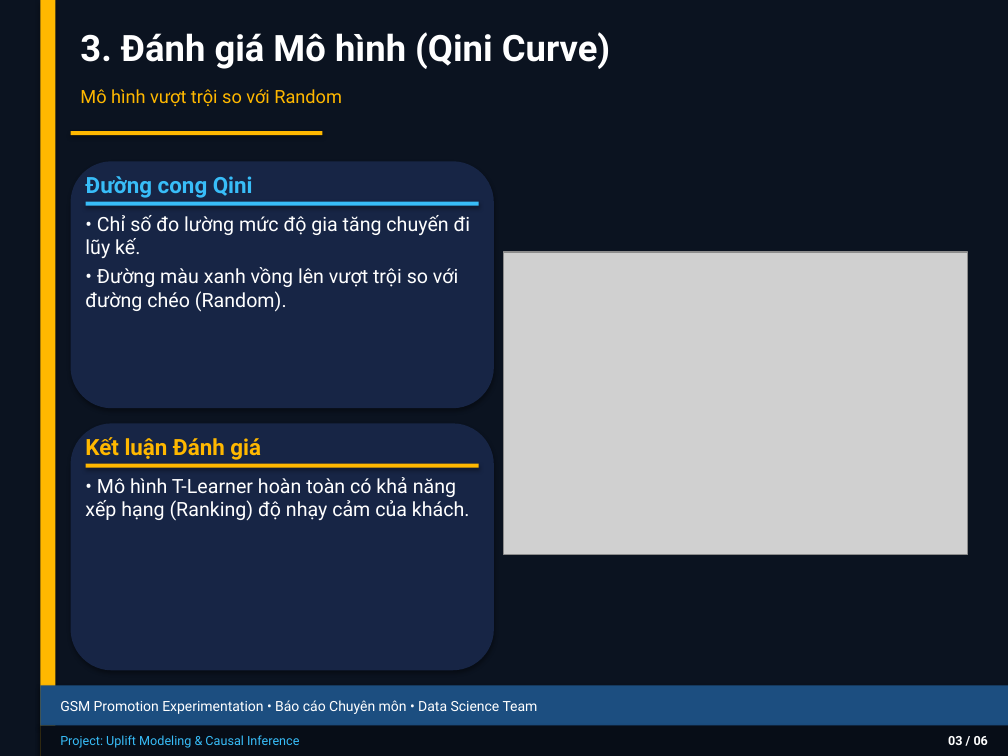
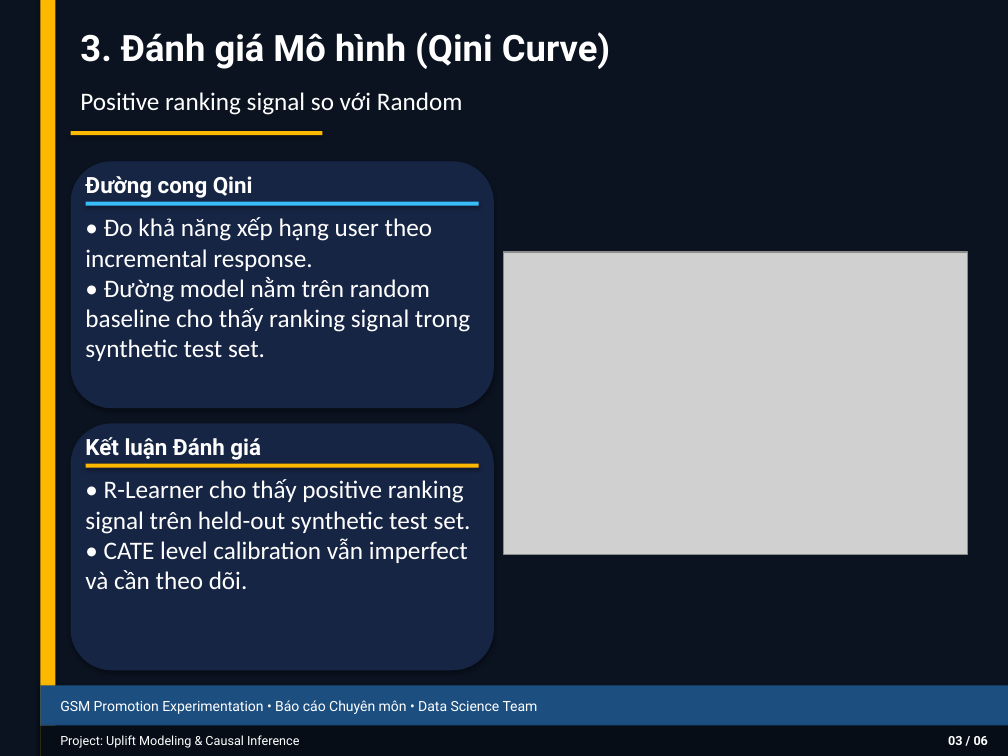
Before and after one commit to thaibuivan/GSM-promotion-experimentation, a slide deck: slide 4 of docs/Week5_Uplift_Modeling_Summary.pptx. Drawn at 1008x756 pixels with LibreOffice and Linux fonts; fonts in the diff are those of the drawing; grey boxes stand for pictures. Boxes give left, top, right and bottom in pixels: in the first picture for what was removed or moved away, otherwise in the second. Text is boxed around its words. In the diff, an @@ line names an element or a change of style, - is before the commit and + after.

```diff
--- a/docs/Week5_Uplift_Modeling_Summary.pptx
+++ b/docs/Week5_Uplift_Modeling_Summary.pptx
@@ text at box(80, 92, 463, 115): text changed; size 13 to 18 pt; font Roboto to Calibri; text colour #FFB800 to #FFFFFF @@
-Mô hình vượt trội so với Random
+Positive ranking signal so với Random
@@ text "Đường cong Qini" at box(85, 176, 253, 198): text colour #38BDF8 to #FFFFFF @@
@@ text at box(85, 217, 470, 361): text changed; size 14 to 18 pt; font Roboto to Calibri @@
-• Chỉ số đo lường mức độ gia tăng chuyến đi lũy kế.
-• Đường màu xanh vồng lên vượt trội so với đường chéo (Random).
+• Đo khả năng xếp hạng user theo incremental response.
+• Đường model nằm trên random baseline cho thấy ranking signal trong synthetic test set.
@@ text "Kết luận Đánh giá" at box(85, 437, 261, 460): text colour #FFB800 to #FFFFFF @@
@@ text at box(85, 479, 471, 589): text changed; size 14 to 18 pt; font Roboto to Calibri @@
-• Mô hình T-Learner hoàn toàn có khả năng xếp hạng (Ranking) độ nhạy cảm của khách.
+• R-Learner cho thấy positive ranking signal trên held-out synthetic test set.
+• CATE level calibration vẫn imperfect và cần theo dõi.
@@ text "Project: Uplift Modeling & Causal ..." at box(60, 735, 299, 748): text colour #38BDF8 to #FFFFFF @@
```
Also in this commit, not shown: 6 other slides changed, 5 other files.
